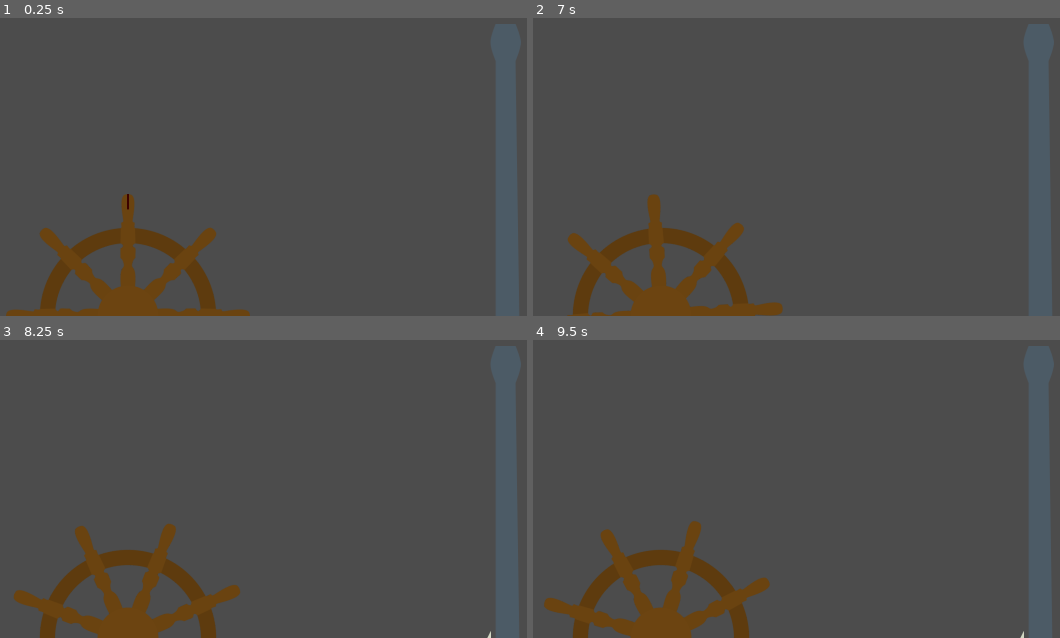
Above: before the commit, frames 1-4 (two rows, left to right).
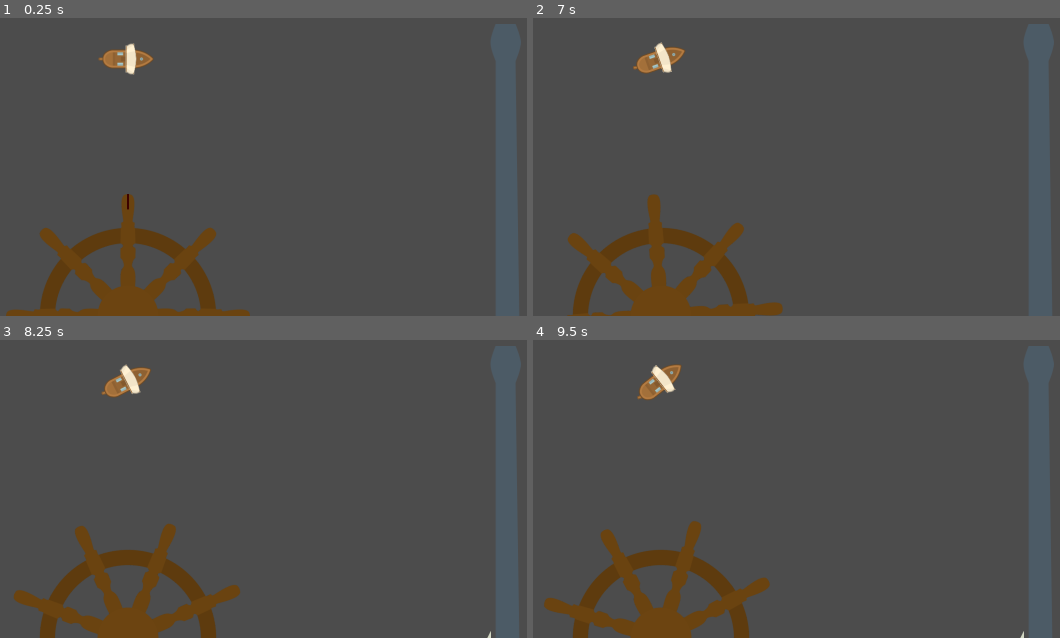
Above: after the commit, the same moments.

Repository: kreivi/godot-wild-jam-41
Game: Godot game, scene res://contents/systems/main/main.tscn
The game is run twice, just before and just after one commit, with the same random seed, the same clock (stepped at 60 frames per second) and the same inputs.
Inputs:
- Up to frame 1 (0.25 s): no input
- Up to frame 2 (7 s): tap Enter at 0.5, 2, 4.25 s; hold S (lower_sail) 0.53-1.28 s; tap Space at 1.25, 3.5, 5 s; tap W (raise_sail) at 1.35, 4.35 s; hold A (turn_port) 2.03-2.78 s; tap D (turn_starboard) at 2.85, 5.85 s; hold S (lower_sail) 3.53-4.28 s; hold A (turn_port) 5.03-5.78 s; hold S (lower_sail) from 6.53 s (still down)
- Up to frame 3 (8.25 s): release S (lower_sail) at 7.28 s; tap W (raise_sail) at 7.35 s; hold A (turn_port) from 8.03 s (still down)
- Up to frame 4 (9.5 s): release A (turn_port) at 8.78 s; tap D (turn_starboard) at 8.85 s

The runs differ from the first frame. In frame 1, 0.6% of the frame differs, in the area x 18-30%, y 8-20%; in frame 2, 0.6%; in frame 3, 0.6%, in the area x 19-29%, y 8-20%; in frame 4, 0.6%.

Commit message:
Progress

Diff:
--- a/project/contents/entities/base_vessel/base_vessel.gd
+++ b/project/contents/entities/base_vessel/base_vessel.gd
@@ -9,11 +9,16 @@
 export var sail_lower_speed := 0.04
 ## How fast is it to turn the rudder
 export var rudder_turn_speed := 0.005
+## Maximum angle the rudder sprite will rotate
+export var rudder_sprite_max_angle = 30.0
 
 ## Current height of the sail.
 var sail_height := 0.0 setget set_sail_height
 ## Current position of the rudder.
 var rudder_position := 0.0 setget set_rudder_position
+
+## Reference to the rudder sprite
+onready var rudder_sprite: Sprite = $Rudder
 
 
 ## Safely set sail height (remains within normalized range)
@@ -51,5 +56,7 @@
 
 
 func _process_rudder(delta: float) -> void:
+	# TODO: Do not rotaste if stationary
 	rotate(deg2rad(rudder_position * turn_speed * delta))
+	rudder_sprite.rotation_degrees = rudder_sprite_max_angle * -rudder_position
 	pass
--- a/project/contents/entities/base_vessel/base_vessel.tscn
+++ b/project/contents/entities/base_vessel/base_vessel.tscn
@@ -1,21 +1,53 @@
-[gd_scene load_steps=4 format=2]
+[gd_scene load_steps=7 format=2]
 
 [ext_resource path="res://contents/entities/buoyant/base_buoyant.tscn" type="PackedScene" id=1]
 [ext_resource path="res://contents/entities/base_vessel/base_vessel.gd" type="Script" id=2]
+[ext_resource path="res://contents/entities/base_vessel/t_hull_small_a.png" type="Texture" id=3]
+[ext_resource path="res://contents/entities/base_vessel/t_sail_full_a.png" type="Texture" id=4]
+[ext_resource path="res://contents/entities/base_vessel/t_rudder_a.png" type="Texture" id=5]
 
 [sub_resource type="CapsuleShape2D" id=1]
+radius = 18.9999
+height = 72.0
 
 [node name="BaseVessel" groups=["vessel"] instance=ExtResource( 1 )]
 script = ExtResource( 2 )
 
-[node name="CollisionShape2D" parent="." index="0"]
+[node name="Rudder" type="Sprite" parent="." index="0"]
+position = Vector2( -54, 0 )
+z_index = -1
+texture = ExtResource( 5 )
+
+[node name="Hull" type="Sprite" parent="." index="1"]
+rotation = -1.57079
+texture = ExtResource( 3 )
+__meta__ = {
+"_edit_lock_": true
+}
+
+[node name="Sail" type="Sprite" parent="." index="2"]
+position = Vector2( 6, 0 )
+rotation = -1.57079
+scale = Vector2( 1, 0.5 )
+texture = ExtResource( 4 )
+__meta__ = {
+"_edit_lock_": true
+}
+
+[node name="CollisionShape2D" parent="." index="3"]
 rotation = 1.5708
 shape = SubResource( 1 )
 
-[node name="BowPosition" type="Position2D" parent="." index="1"]
-position = Vector2( 20, 8.74228e-07 )
+[node name="BowPosition" type="Position2D" parent="." index="4"]
+position = Vector2( 54, 1.13687e-13 )
 rotation = 1.5708
+__meta__ = {
+"_edit_lock_": true
+}
 
-[node name="AftPosition" type="Position2D" parent="." index="2"]
-position = Vector2( -20, -8.74228e-07 )
-rotation = 1.5708
+[node name="AftPosition" type="Position2D" parent="." index="5"]
+position = Vector2( -54, -1.13687e-13 )
+rotation = 1.57079
+__meta__ = {
+"_edit_lock_": true
+}
--- a/project/contents/entities/player_vessel/player_vessel.tscn
+++ b/project/contents/entities/player_vessel/player_vessel.tscn
@@ -5,3 +5,7 @@
 
 [node name="PlayerVessel" instance=ExtResource( 1 )]
 script = ExtResource( 2 )
+
+[node name="Camera2D" type="Camera2D" parent="." index="6"]
+current = true
+process_mode = 0
--- /dev/null
+++ b/project/contents/entities/water/water.tscn
@@ -0,0 +1,8 @@
+[gd_scene load_steps=3 format=2]
+
+[ext_resource path="res://contents/entities/water/t_ripples_a.png" type="Texture" id=1]
+[ext_resource path="res://contents/entities/water/t_ripples_n.png" type="Texture" id=2]
+
+[node name="Sprite" type="Sprite"]
+texture = ExtResource( 1 )
+normal_map = ExtResource( 2 )
--- a/project/contents/entities/world/world.tscn
+++ b/project/contents/entities/world/world.tscn
@@ -6,7 +6,8 @@
 
 [node name="OceanBackground" type="ParallaxBackground" parent="."]
 
-[node name="ParallaxLayer" type="ParallaxLayer" parent="OceanBackground"]
+[node name="DeepParallax" type="ParallaxLayer" parent="OceanBackground"]
+motion_scale = Vector2( 0.1, 0.1 )
 
-[node name="PlayerVessel2D" parent="." groups=["buoyant"] instance=ExtResource( 1 )]
-position = Vector2( 795, 481 )
+[node name="PlayerVessel2D" parent="." instance=ExtResource( 1 )]
+position = Vector2( 840, 540 )
--- a/project/contents/systems/main/main.tscn
+++ b/project/contents/systems/main/main.tscn
@@ -8,6 +8,7 @@
 
 [node name="Gamelayer" type="CanvasLayer" parent="."]
 layer = 0
+follow_viewport_enable = true
 
 [node name="World" parent="Gamelayer" instance=ExtResource( 1 )]
 
Binary file added: project/contents/entities/base_vessel/t_hull_small_a.png
Not shown, added: project/contents/entities/base_vessel/t_hull_small_a.png.import
Binary file added: project/contents/entities/base_vessel/t_rudder_a.png
Not shown, added: project/contents/entities/base_vessel/t_rudder_a.png.import
Binary file added: project/contents/entities/base_vessel/t_sail_full_a.png
Not shown, added: project/contents/entities/base_vessel/t_sail_full_a.png.import
Binary file added: project/contents/entities/water/t_water_m.png
Not shown, added: project/contents/entities/water/t_water_m.png.import
